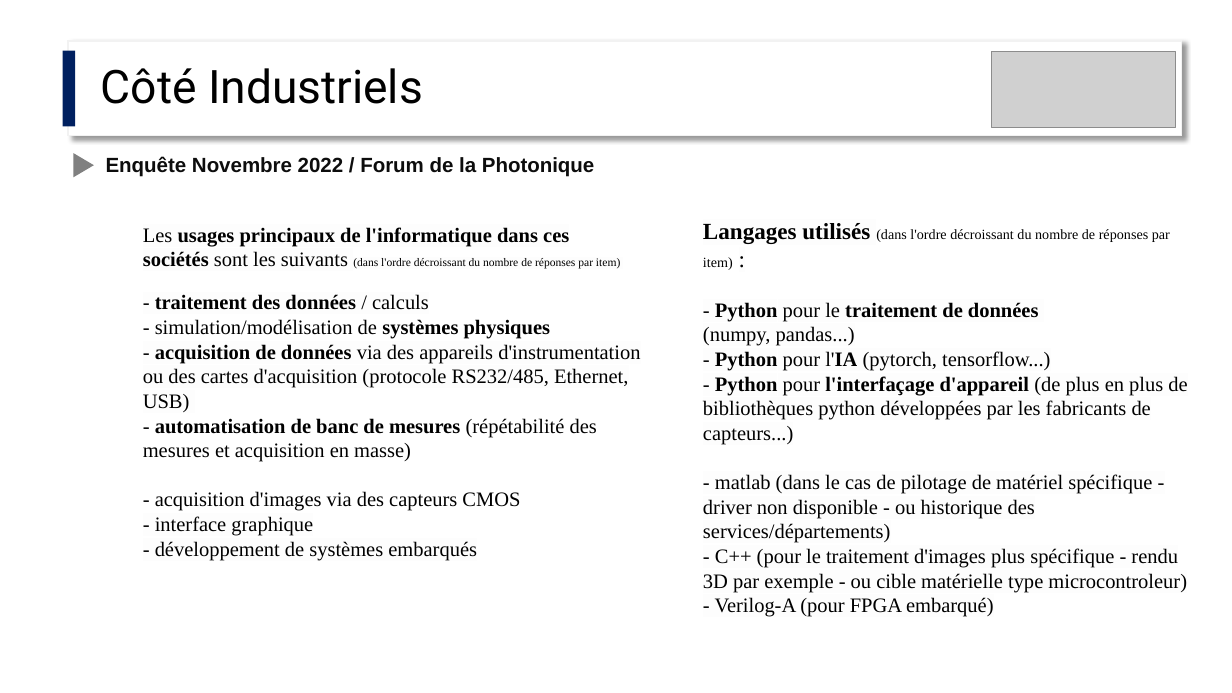
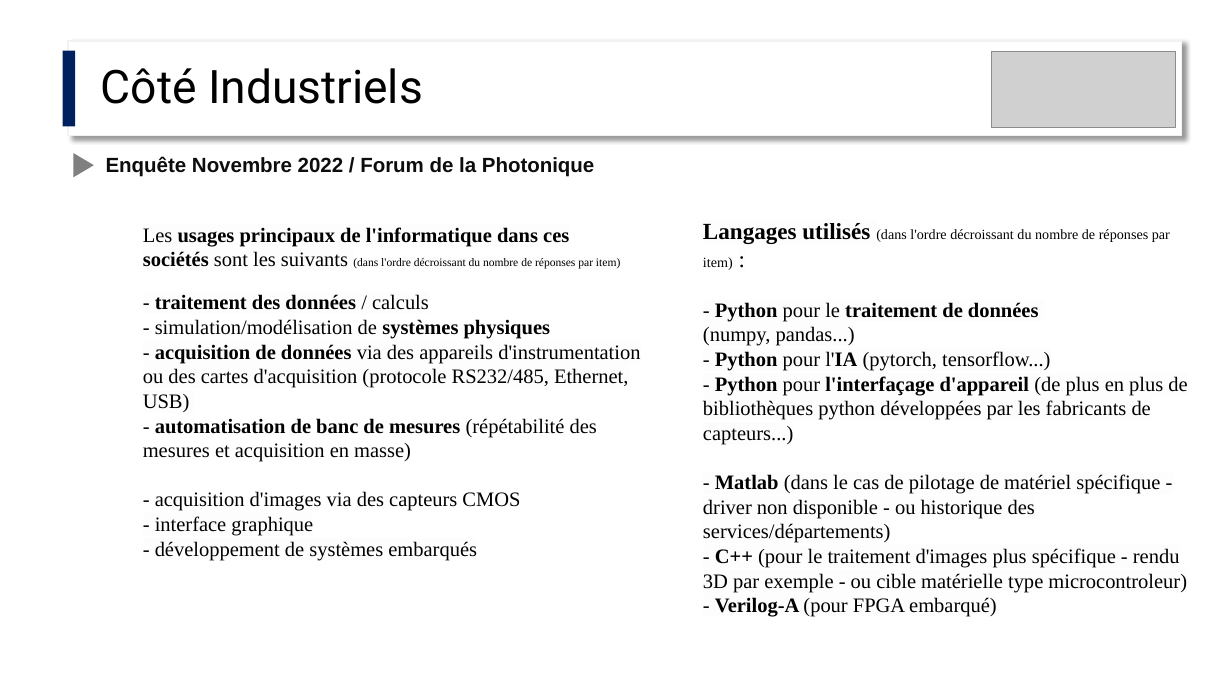
Before and after one commit to jvillemejane/jvillemejane, a slide deck: slide 8 of Presentations/2024_COPERF_Informatique.pptx. Drawn at 1232x693 pixels with LibreOffice and Linux fonts; fonts in the diff are those of the drawing; grey boxes stand for pictures. Boxes give left, top, right and bottom in pixels: in the first picture for what was removed or moved away, otherwise in the second. Text is boxed around its words. In the diff, an @@ line names an element or a change of style, - is before the commit and + after.

```diff
--- a/Presentations/2024_COPERF_Informatique.pptx
+++ b/Presentations/2024_COPERF_Informatique.pptx
@@ text at (703,474,1160,543): text changed @@
-- matlab (dans le cas de pilotage de matériel spécifique - driver non disponible - ou historique des services/départements)
+- Matlab (dans le cas de pilotage de matériel spécifique - driver non disponible - ou historique des services/départements)
@@ text at (703,548,1187,617): bold on in "C++", "Verilog-A" @@
```
Also in this commit, not shown: 8 other slides changed, 1 slide added, 4 slides removed, 1 other file.
